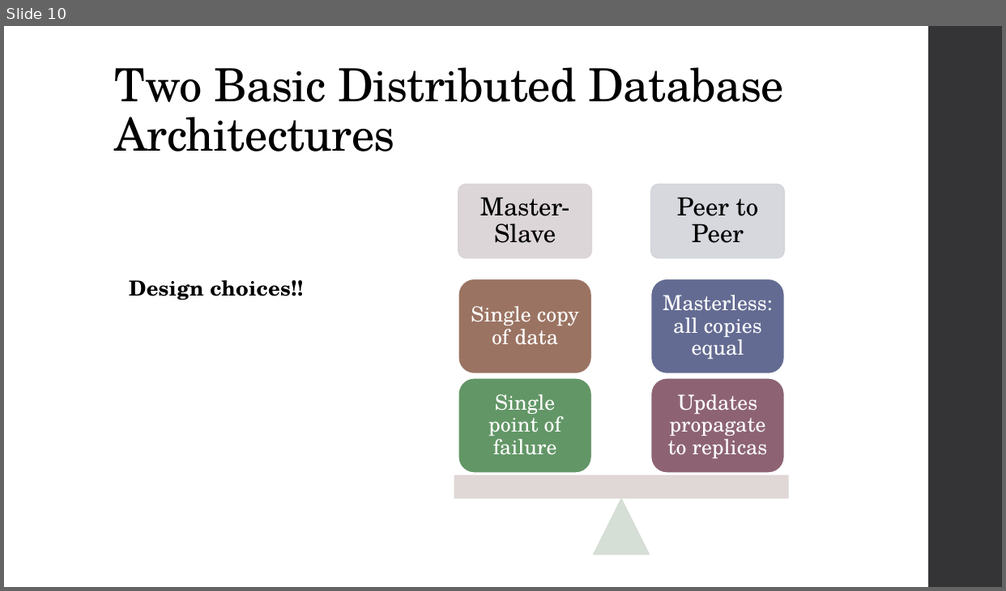
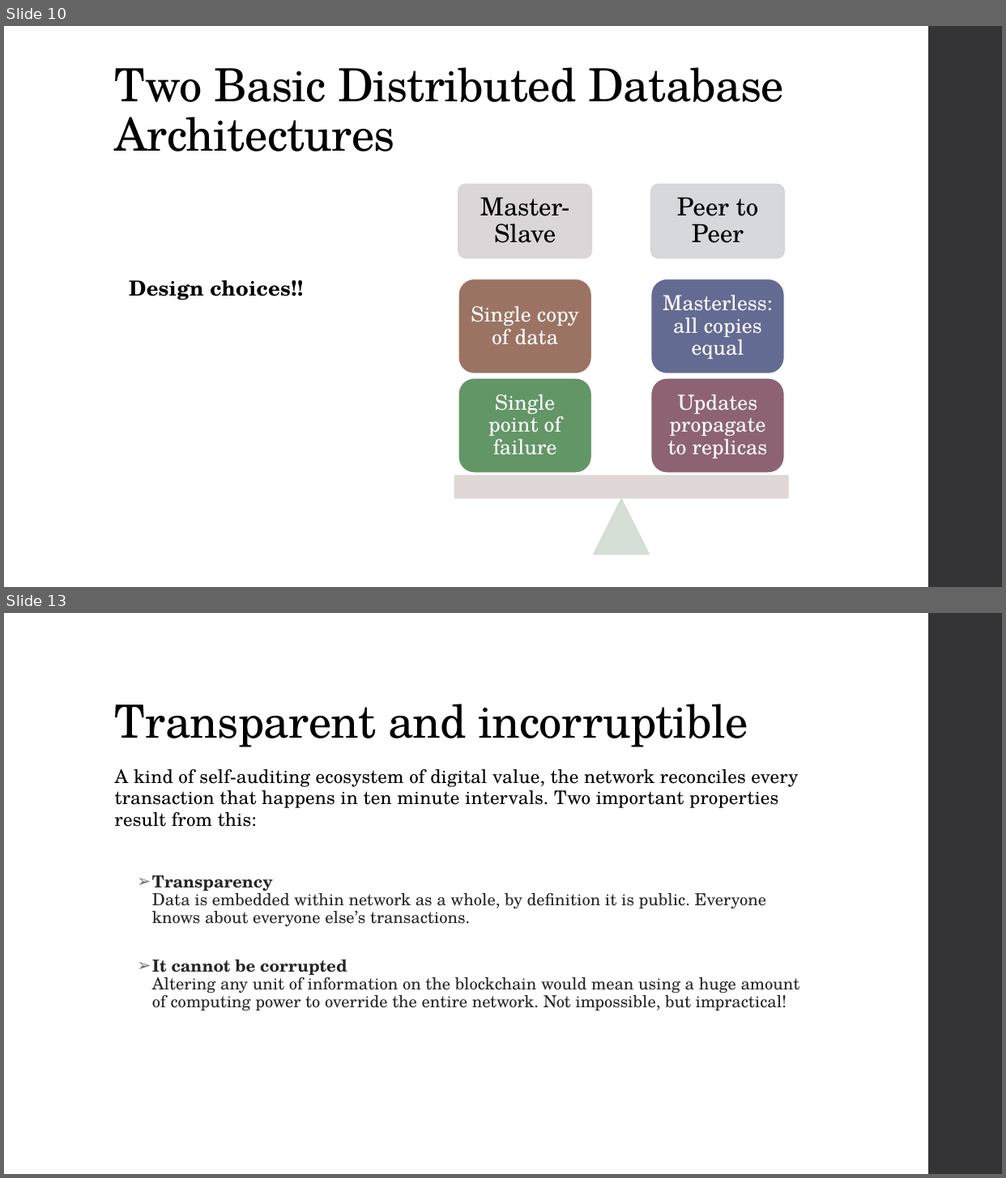
Before and after one commit to niravaga/CS-6650-BSDS-Assignment-3, a slide deck: BlockChain/BlockChain.pptx. Shown one above the other, each under a label of ours: slide 10 before the commit, slides 10 and 13 after it; the slides between them are not shown. The pictures are 1006x591 and 1006x1178 pixels, drawn with LibreOffice and Linux fonts; fonts in the diff are those of the drawing. Boxes give left, top, right and bottom in pixels: in the first picture for what was removed or moved away, otherwise in the second. Text is boxed around its words. In the diff, an @@ line names an element or a change of style, - is before the commit and + after.

```diff
--- a/BlockChain/BlockChain.pptx
+++ b/BlockChain/BlockChain.pptx
@@ slide 13 added at <box>4,613,1002,1174</box>, background #FFFFFF; not listed: 1 template element that a slide beside it also shows @@
@@ title added at <box>115,704,748,747</box>, 44 pt, text #000000 @@
+Transparent and incorruptible
@@ text added at <box>115,769,800,1011</box>, 16 pt, text #262626 @@
+A kind of self-auditing ecosystem of digital value, the network reconciles every transaction that happens in ten minute intervals. Two important properties result from this:
+  ➢ Transparency
+    Data is embedded within network as a whole, by definition it is public. Everyone knows about everyone else’s transactions.
+  ➢ It cannot be corrupted
+    Altering any unit of information on the blockchain would mean using a huge amount of computing power to override the entire network. Not impossible, but impractical!
```
Also in this commit, not shown: 6 slides changed, 16 other slides added.
